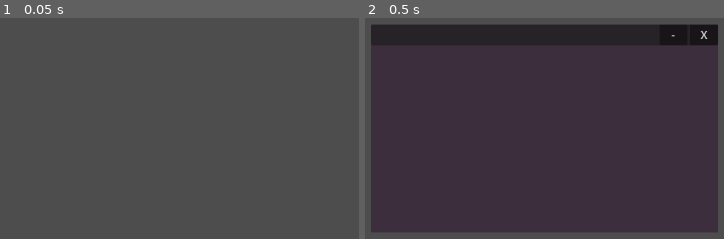
Above: before the commit, frames 1-2 (left to right).
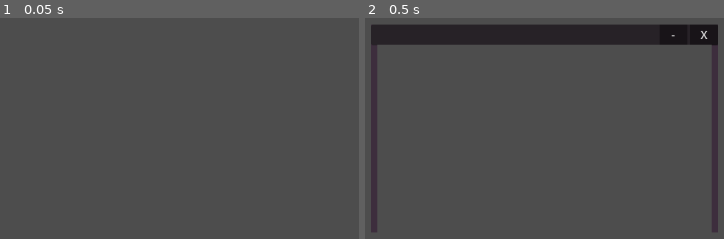
Above: after the commit, the same moments.

Repository: popcar2/GodotOS
Game: Godot game, scene res://Scenes/Window/Game Window/game_window.tscn
The game is run twice, just before and just after one commit, with the same random seed, the same clock (stepped at 60 frames per second) and the same inputs. This scene is started directly instead of the project's main scene.
Inputs:
- Up to frame 1 (0.05 s): no input
- Up to frame 2 (0.5 s): no input

Frame 1 is identical in both runs. In frame 2, 78% of the frame differs, in the area x 3-97%, y 12-97%.

Commit message:
Fix viewports (finally)

Diff:
--- a/Scenes/Taskbar/start_menu_option.gd
+++ b/Scenes/Taskbar/start_menu_option.gd
@@ -43,4 +43,5 @@
 
 	var taskbar_button: MarginContainer = load("res://Scenes/Taskbar/taskbar_button.tscn").instantiate()
 	taskbar_button.target_window = window
+	taskbar_button.active_color = Color.MEDIUM_VIOLET_RED
 	get_tree().get_first_node_in_group("taskbar_buttons").add_child(taskbar_button)
--- a/Scenes/Window/Game Window/game_window.gd
+++ /dev/null
@@ -1,8 +0,0 @@
-extends Window
-
-func _physics_process(delta):
-	position = get_parent().position
-	position.y += 30
-	size = get_parent().size
-	size.y -= 30
-	visible = get_parent().visible
--- a/Scenes/Window/Game Window/game_window.tscn
+++ b/Scenes/Window/Game Window/game_window.tscn
@@ -1,7 +1,6 @@
-[gd_scene load_steps=4 format=3 uid="uid://c73tsgfxmn37a"]
+[gd_scene load_steps=3 format=3 uid="uid://c73tsgfxmn37a"]
 
 [ext_resource type="PackedScene" uid="uid://cojrqff5vocjv" path="res://Scenes/Window/Window.tscn" id="1_r6cfa"]
-[ext_resource type="Script" path="res://Scenes/Window/Game Window/game_window.gd" id="2_rvu4i"]
 
 [sub_resource type="StyleBoxFlat" id="StyleBoxFlat_5cq01"]
 bg_color = Color(0.196078, 0.101961, 0.196078, 0.6)
@@ -9,18 +8,26 @@
 [node name="Window" instance=ExtResource("1_r6cfa")]
 theme_override_styles/panel = SubResource("StyleBoxFlat_5cq01")
 
-[node name="Game Window" type="Window" parent="." index="1"]
+[node name="AspectRatioContainer" type="AspectRatioContainer" parent="." index="1"]
+layout_mode = 1
+anchors_preset = 15
+anchor_right = 1.0
+anchor_bottom = 1.0
+offset_top = 29.0
+grow_horizontal = 2
+grow_vertical = 2
+mouse_filter = 2
+ratio = 1.777
+
+[node name="SubViewportContainer" type="SubViewportContainer" parent="AspectRatioContainer" index="0"]
+layout_mode = 2
+mouse_filter = 2
+stretch = true
+
+[node name="Game Window" type="SubViewport" parent="AspectRatioContainer/SubViewportContainer" index="0"]
 unique_name_in_owner = true
 own_world_3d = true
-transparent_bg = true
-audio_listener_enable_2d = true
-audio_listener_enable_3d = true
-transient = true
-borderless = true
-transparent = true
-unfocusable = true
-mouse_passthrough = true
-content_scale_size = Vector2i(1152, 648)
-content_scale_mode = 2
-content_scale_aspect = 1
-script = ExtResource("2_rvu4i")
+handle_input_locally = false
+size = Vector2i(481, 271)
+size_2d_override = Vector2i(1152, 648)
+size_2d_override_stretch = true
